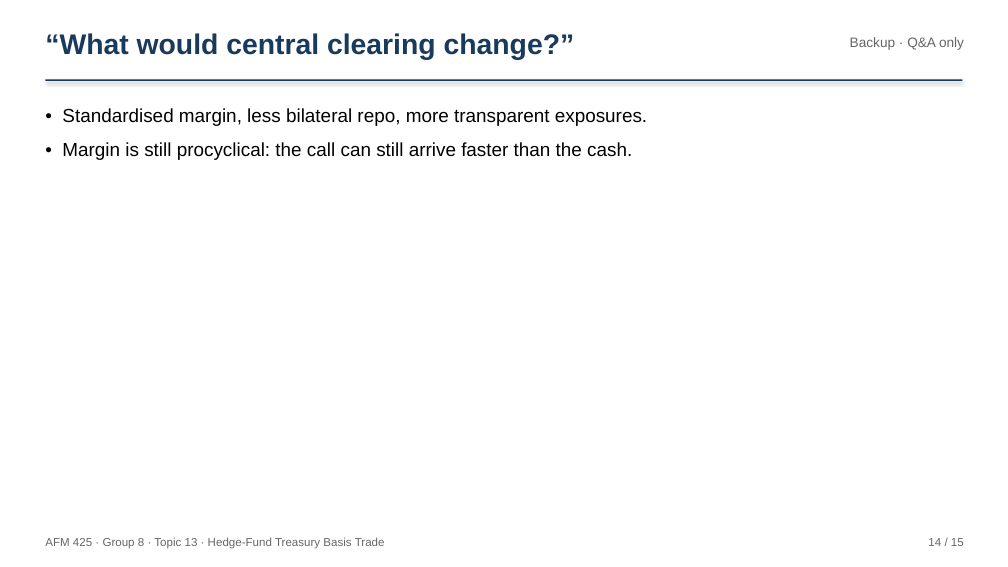
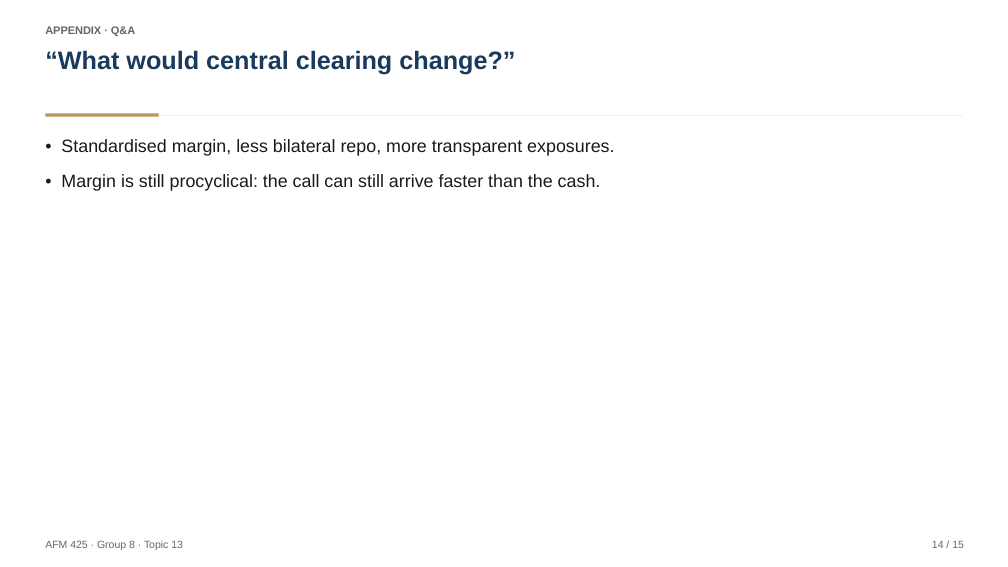
Before and after one commit to faketut/course, a slide deck: slide 14 of afm425/project/presentation/AFM425 Presentation Group 8.pptx. Drawn at 1008x567 pixels with LibreOffice and Linux fonts; fonts in the diff are those of the drawing. Boxes give left, top, right and bottom in pixels: in the first picture for what was removed or moved away, otherwise in the second. Text is boxed around its words. In the diff, an @@ line names an element or a change of style, - is before the commit and + after.

Commit message:
AFM425 Group 8: restyle deck PPTX (McKinsey/IB conventions)
- Action titles (claims with numbers), section kickers, source lines
- Navy cover, KPI band on quant slide, highlighted thesis row in stress table
- Numbered blocks for implications/takeaways. Content unchanged.

```diff
--- a/afm425/project/presentation/AFM425 Presentation Group 8.pptx
+++ b/afm425/project/presentation/AFM425 Presentation Group 8.pptx
@@ text added at [45,26,135,36], 10.5 pt, text #666666, bold @@
+APPENDIX · Q&A
@@ text "“What would central clearing change?”": place and size @@
-text "“What would central clearing change?”" at [45,33,575,60]
+text "“What would central clearing change?”" at [45,50,515,74]
@@ text "“What would central clearing change?”" at [45,50,515,74]: size 27 to 24 pt; more space between paragraphs @@
@@ text removed at [850,37,964,50] @@
-Backup · Q&A only
@@ rectangle: place and size @@
-rectangle at [45,79,963,81]
+rectangle at [45,115,963,116]
@@ rectangle at [45,115,963,116]: fill #1A3A5C to #EDF2F7; shadow off @@
@@ rectangle added at [45,113,159,116], fill #B9975B @@
@@ text "• Standardised margin, less bilateral ...": place and size @@
-text "• Standardised margin, less bilateral ..." at [62,108,647,160]
+text "• Standardised margin, less bilateral ..." at [61,139,614,191]
@@ text "• Standardised margin, less bilateral ..." at [61,139,614,191]: size 18 to 17 pt, text colour #000000 to #1A1A1A; line spacing 1.05 to 1.12 @@
@@ text "14 / 15" at [932,541,964,548]: size 11 to 10 pt; line spacing 1 to 1.1; more space between paragraphs @@
@@ text at [45,540,183,550]: text changed; size 11 to 10 pt @@
-AFM 425 · Group 8 · Topic 13 · Hedge-Fund Treasury Basis Trade
+AFM 425 · Group 8 · Topic 13
```
Also in this commit, not shown: 14 other slides changed.
